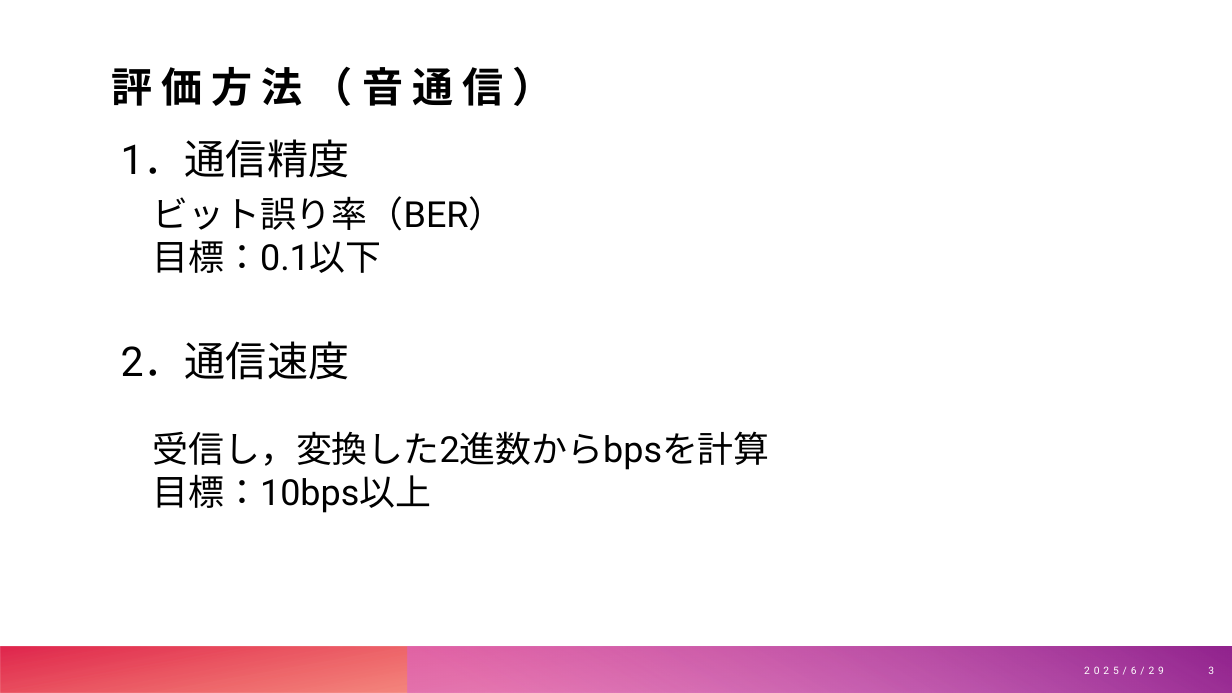
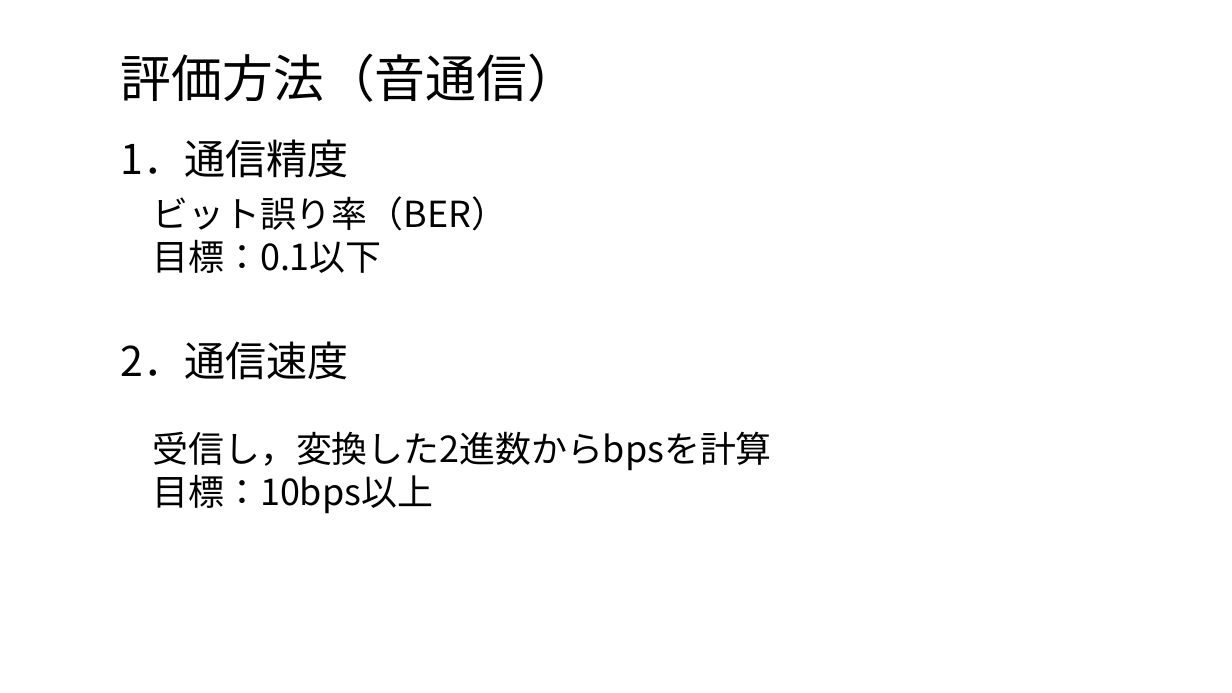
Before and after one commit to keg444/hack, a slide deck: slide 3 of pp/finalpp.pptx. Drawn at 1232x693 pixels with LibreOffice and Linux fonts; fonts in the diff are those of the drawing. Boxes give left, top, right and bottom in pixels: in the first picture for what was removed or moved away, otherwise in the second. Text is boxed around its words. In the diff, an @@ line names an element or a change of style, - is before the commit and + after.

```diff
--- a/pp/finalpp.pptx
+++ b/pp/finalpp.pptx
@@ title "評価方法（音通信）" at (121, 53, 578, 102): size 32 to 39.6 pt, font Roboto to Noto Sans CJK JP, letter spacing 7 to 0 pt, bold off; line spacing 1 to 0.9; vertical alignment bottom to middle @@
@@ font Roboto to Noto Sans CJK JP in 4 elements at (121, 139, 349, 178), (121, 341, 349, 380), (152, 196, 507, 273), (152, 431, 771, 514) @@
@@ rectangle removed at (0, 647, 1232, 693) @@
@@ rectangle removed at (409, 647, 1232, 693) @@
@@ text removed at (1084, 666, 1164, 675) @@
-2025/6/29
@@ page number removed at (1208, 666, 1214, 674) @@
-3
```
Also in this commit, not shown: 5 other slides changed, 1 slide added, 8 other files.
